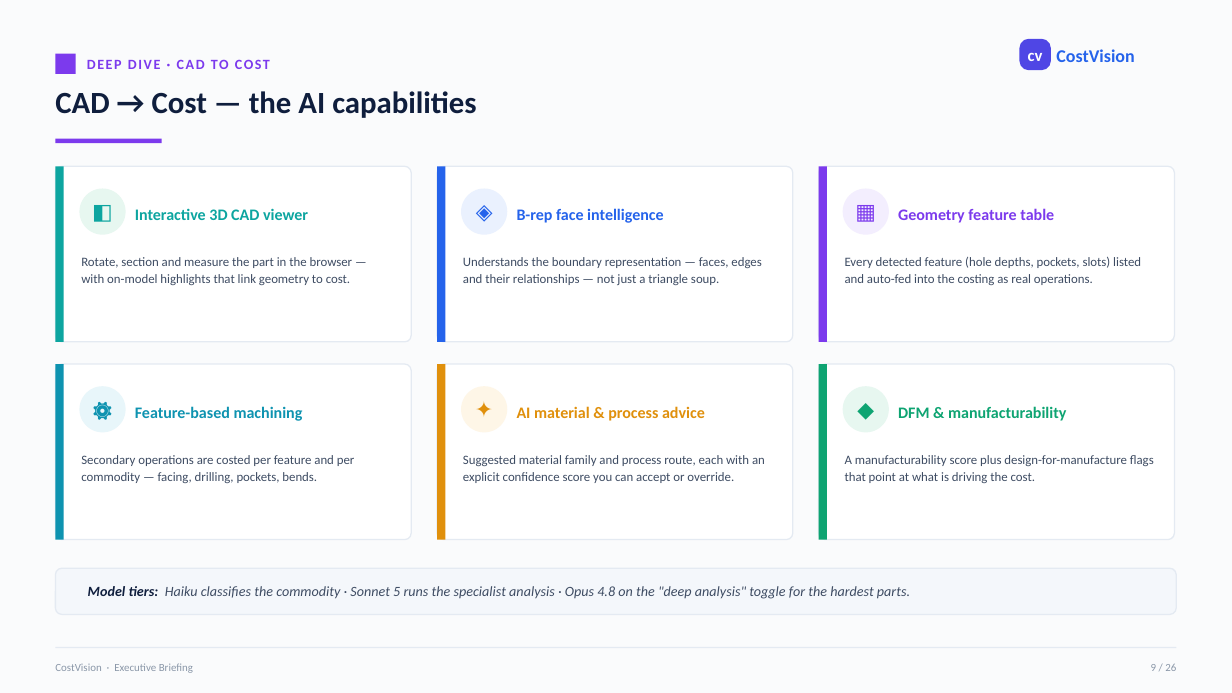
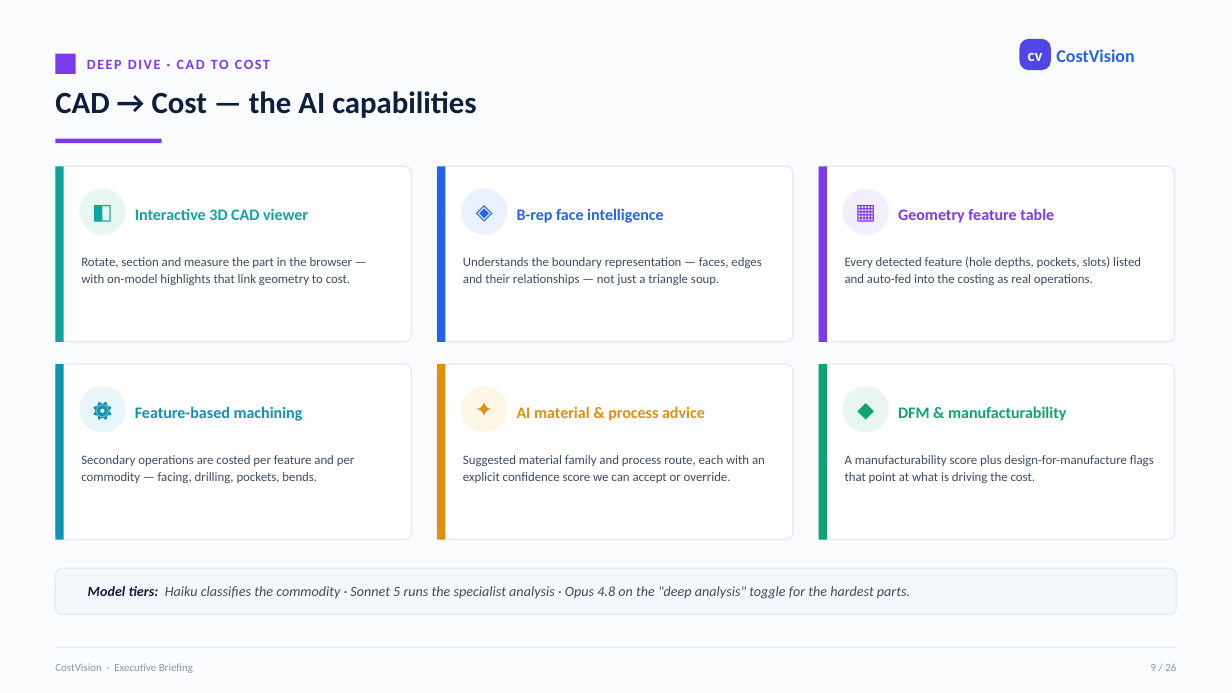
Before and after one commit to bhosaleavinash546/leamington-marathi, a slide deck: slide 9 of CostVision-Platform-Executive-Briefing.pptx. Drawn at 1232x693 pixels with LibreOffice and Linux fonts; fonts in the diff are those of the drawing. Boxes give left, top, right and bottom in pixels: in the first picture for what was removed or moved away, otherwise in the second. Text is boxed around its words. In the diff, an @@ line names an element or a change of style, - is before the commit and + after.

```diff
--- a/CostVision-Platform-Executive-Briefing.pptx
+++ b/CostVision-Platform-Executive-Briefing.pptx
@@ text at <box>463,455,765,483</box>: text changed @@
-Suggested material family and process route, each with an explicit confidence score you can accept or override.
+Suggested material family and process route, each with an explicit confidence score we can accept or override.
```
Also in this commit, not shown: 14 other slides changed.
